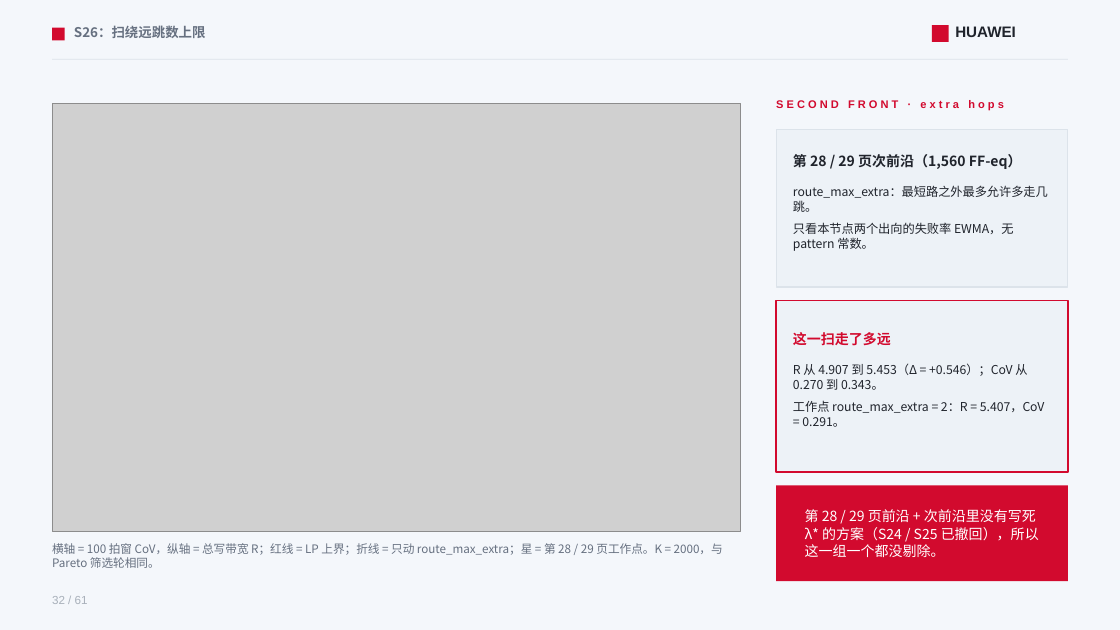
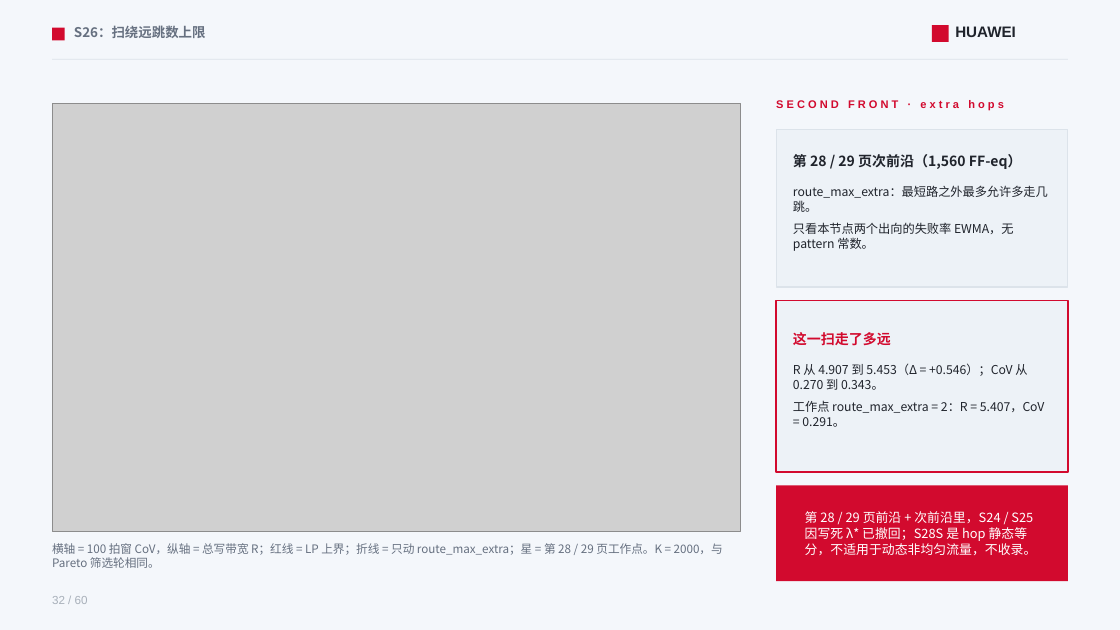
Before and after one commit to lukebest/booksim2, a slide deck: slide 32 of ppt/ring2-write-fairness.pptx. Drawn at 1120x630 pixels with LibreOffice and Linux fonts; fonts in the diff are those of the drawing; grey boxes stand for pictures. Boxes give left, top, right and bottom in pixels: in the first picture for what was removed or moved away, otherwise in the second. Text is boxed around its words. In the diff, an @@ line names an element or a change of style, - is before the commit and + after.

```diff
--- a/ppt/ring2-write-fairness.pptx
+++ b/ppt/ring2-write-fairness.pptx
@@ text at (805,511,1037,555): text changed; size 12 to 11 pt @@
-第 28 / 29 页前沿 + 次前沿里没有写死 λ* 的方案（S24 / S25 已撤回），所以这一组一个都没剔除。
+第 28 / 29 页前沿 + 次前沿里，S24 / S25 因写死 λ* 已撤回；S28S 是 hop 静态等分，不适用于动态非均匀流量，不收录。
@@ text at (52,596,88,604): text changed @@
-32 / 61
+32 / 60
```
Also in this commit, not shown: 58 other slides changed, 1 slide removed, 7 other files.
